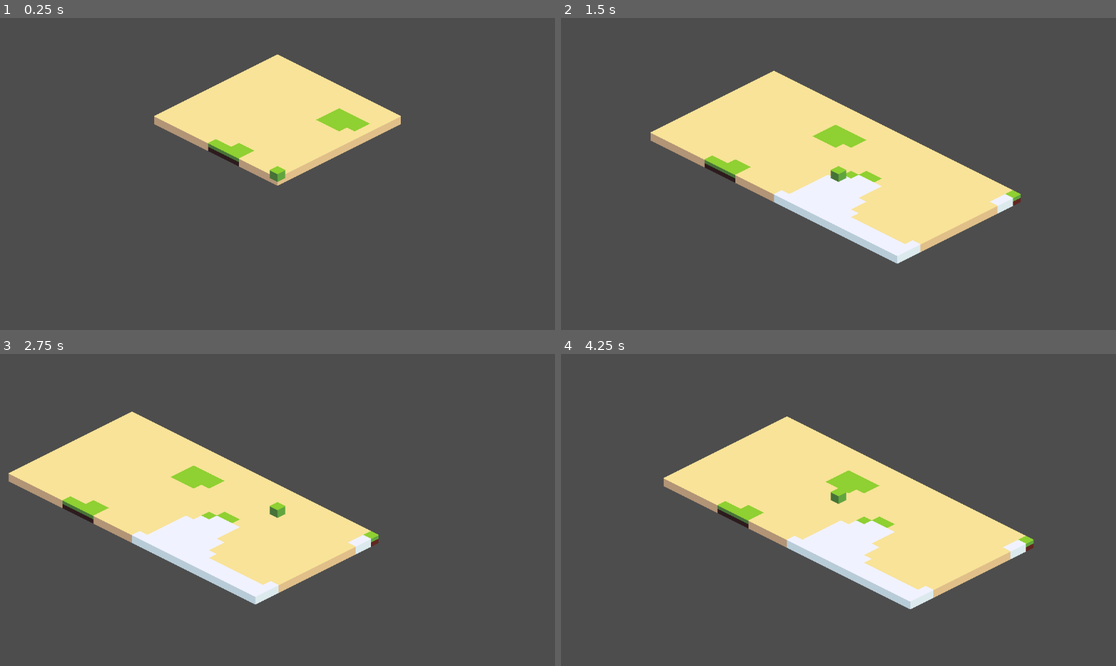
Above: before the commit, frames 1-4 (two rows, left to right).
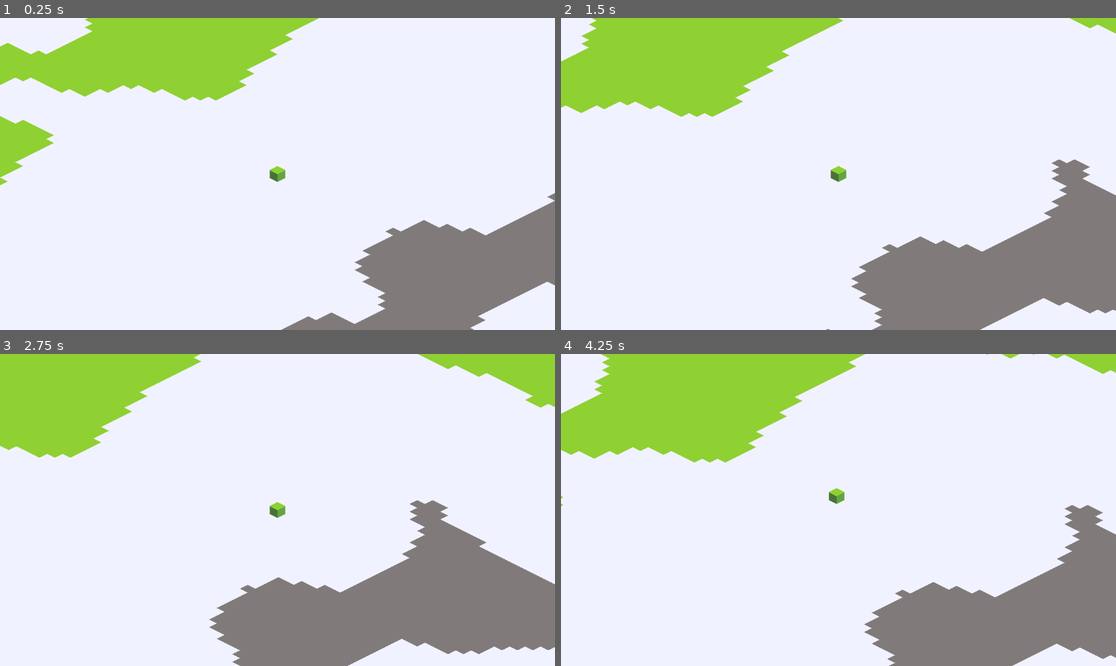
Above: after the commit, the same moments.

Repository: Ipnu22Aris33/hello-craft
Game: Godot game, scene res://scenes/World.tscn
Same seed, same stepped clock (60 frames per second), same inputs: the game is played once before the commit and once after it.
Inputs (mouse positions are in pixels of both pictures, inside the frame that each line leads up to):
- Up to frame 1 (0.25 s): no input
- Up to frame 2 (1.5 s): tap Enter (ui_accept) at 0.5, 0.6, 0.77, 1.07 s; move the mouse to (960, 158) at 0.52 s; hold Right (ui_right) 0.53-1.28 s; click (960, 158) at 0.67 s; move the mouse to (727, 189) at 1.27 s; hold Down (ui_down) from 1.28 s (still down); tap Shift at 1.35 s
- Up to frame 3 (2.75 s): tap Enter (ui_accept) at 1.52, 1.55, 1.82, 2.1 s; move the mouse to (333, 441) at 2.02 s; release Down (ui_down) at 2.03 s; hold Right (ui_right) from 2.03 s (still down)
- Up to frame 4 (4.25 s): move the mouse to (810, 572) at 2.77 s; release Right (ui_right) at 2.78 s; hold Up (ui_up) 2.78-3.53 s; tap Shift at 2.85 s; click (810, 572) at 2.92 s; tap Enter (ui_accept) at 3.02, 3.05, 3.32, 3.6, 3.77, 4.07 s; move the mouse to (1005, 556) at 3.52 s; hold Left (ui_left) from 3.53 s (still down)

The runs differ from the first frame. In frame 1, 100% of the frame differs, in the area x 0-100%, y 0-100%; in frame 2, 98%; in frame 3, 98%; in frame 4, 98%.

Commit message:
feat: rework player movement to isometric mapping and refactor world generation
- Update player input mapping for isometric grid directions
- Add isometric offset for jump height visual compensation
- Refactor world.gd with separate terrain/biome noise, render distance, and detail strength
- Remove unused world_seed from World.tscn, now handled in script

Diff:
--- a/scenes/World.tscn
+++ b/scenes/World.tscn
@@ -214,9 +214,9 @@
 
 [node name="World" type="Node2D" unique_id=914060483]
 script = ExtResource("1_kqs1s")
+render_distance = 8
 chunk_scene = ExtResource("2_32lhk")
 player_scene = ExtResource("3_hlk0d")
-world_seed = 16
 
 [node name="Ground" type="TileMapLayer" parent="." unique_id=41944573]
 y_sort_enabled = true
--- a/scripts/player.gd
+++ b/scripts/player.gd
@@ -27,10 +27,10 @@
 	var move := Vector2.ZERO
 
 	# ------------------------------------------------
-	# SINGLE DIRECTION
+	# SINGLE DIRECTION (ISO MAPPING)
 	# ------------------------------------------------
 
-	# UP =
+	# UP
 	if input == Vector2.UP:
 		move = Vector2.LEFT + Vector2.UP * 0.5
 
@@ -46,19 +46,19 @@
 	elif input == Vector2.RIGHT:
 		move = Vector2.RIGHT + Vector2.UP * 0.5
 
-	# RIGHT + UP = lurus atas
+	# ------------------------------------------------
+	# DIAGONAL = LURUS
+	# ------------------------------------------------
+
 	elif input == Vector2(1, -1):
 		move = Vector2.UP
 
-	# LEFT + UP = lurus kiri
 	elif input == Vector2(-1, -1):
 		move = Vector2.LEFT
 
-	# RIGHT + DOWN = lurus kanan
 	elif input == Vector2(1, 1):
 		move = Vector2.RIGHT
 
-	# LEFT + DOWN = lurus bawah
 	elif input == Vector2(-1, 1):
 		move = Vector2.DOWN
 
@@ -77,15 +77,11 @@
 
 	if dash_timer > 0:
 		dash_timer -= delta
-
 		velocity = dash_direction * DASH_SPEED
-
 	else:
 		var speed := WALK_SPEED
-
 		if Input.is_key_pressed(KEY_SHIFT):
 			speed = RUN_SPEED
-
 		velocity = move * speed
 
 	move_and_slide()
@@ -94,18 +90,31 @@
 	# JUMP
 	# ------------------------------------------------
 
-	if Input.is_action_just_pressed("ui_accept") and height == 0:
+	var want_jump := Input.is_action_just_pressed("ui_accept")
+
+	if want_jump and height == 0:
 		vertical_velocity = JUMP_FORCE
 
 	vertical_velocity -= GRAVITY * delta
-
 	height += vertical_velocity * delta
 
 	if height < 0:
 		height = 0
 		vertical_velocity = 0
 
-	sprite.position.y = - height
+	# ------------------------------------------------
+	# ISO COMPENSATED VISUAL HEIGHT
+	# ------------------------------------------------
+
+	var iso_offset := Vector2(
+		facing_direction.x - facing_direction.y,
+		(facing_direction.x + facing_direction.y) * 0.5
+	).normalized()
+
+	sprite.position = Vector2(
+		iso_offset.x * height * 0.15,
+		- height
+	)
 
 	# ------------------------------------------------
 	# ANIMATION
@@ -117,8 +126,6 @@
 			if Input.is_key_pressed(KEY_SHIFT)
 			else 1.0
 		)
-
 		sprite.play("default")
-
 	else:
 		sprite.stop()
--- a/scripts/world.gd
+++ b/scripts/world.gd
@@ -2,53 +2,110 @@
 
 const CHUNK_SIZE := 16
 
+@export var render_distance := 4
+
 @export var chunk_scene: PackedScene
-@export var noise: FastNoiseLite
-@export var biome_noise: FastNoiseLite
 @export var player_scene: PackedScene
-@export var biome_scale := 0.005
+
+# =================================================
+# WORLD
+# =================================================
+
 @export var world_seed := 0
 
+# =================================================
+# TERRAIN
+# =================================================
+
+@export var terrain_frequency := 0.005
+
+# =================================================
+# BIOME
+# =================================================
+
+@export var biome_frequency := 0.00005
+
+# biome detail kecil
+@export_range(0.0, 1.0)
+var biome_detail_strength := 0.15
+
+# =================================================
+# NOISE
+# =================================================
+
+var terrain_noise := FastNoiseLite.new()
+var biome_noise := FastNoiseLite.new()
+
+# =================================================
+# NODES
+# =================================================
+
 @onready var ground := $Ground
 
 var player: Node2D
+
+# =================================================
+# CHUNKS
+# =================================================
+
 var loaded_chunks := {}
-var active_biomes: Array = []
-var current_chunk := Vector2i(999999, 999999)
-var last_tile := Vector2i(999999, 999999)
+
+var current_chunk := Vector2i(
+	999999,
+	999999
+)
+
+var last_tile := Vector2i(
+	999999,
+	999999
+)
 
 func _ready():
-	var active_seed := world_seed if world_seed != 0 else randi()
+	var active_seed := (
+		world_seed
+		if world_seed != 0
+		else randi()
+	)
+
 	seed(active_seed)
 
-	var all_biomes := ["normal", "cold", "hot"]
-	all_biomes.shuffle()
-	var count := randi_range(1, all_biomes.size())
-	active_biomes = all_biomes.slice(0, count)
-
-	if noise == null:
-		noise = FastNoiseLite.new()
-		noise.seed = active_seed
-		noise.frequency = 0.01
-
-	if biome_noise == null:
-		biome_noise = FastNoiseLite.new()
-		biome_noise.seed = active_seed + 1
-		biome_noise.frequency = biome_scale
+	# =================================================
+	# TERRAIN
+	# =================================================
+
+	terrain_noise.seed = active_seed
+
+	terrain_noise.frequency = terrain_frequency
+
+	# =================================================
+	# BIOME
+	# =================================================
+
+	biome_noise.seed = active_seed + 100
+
+	biome_noise.frequency = biome_frequency
+
+	# =================================================
+	# PLAYER
+	# =================================================
 
 	player = player_scene.instantiate()
+
 	add_child(player)
 
 func _process(_delta: float) -> void:
-	var tile_pos = ground.local_to_map(player.global_position)
+	var tile_pos = ground.local_to_map(
+		player.global_position
+	)
 
 	if tile_pos != last_tile:
 		last_tile = tile_pos
-		print("tile: ", tile_pos)
+
+		print(tile_pos)
 
 	var player_chunk := Vector2i(
-		int(floor(float(tile_pos.x) / CHUNK_SIZE)),
-		int(floor(float(tile_pos.y) / CHUNK_SIZE))
+		floori(float(tile_pos.x) / CHUNK_SIZE),
+		floori(float(tile_pos.y) / CHUNK_SIZE)
 	)
 
 	if player_chunk == current_chunk:
@@ -56,40 +113,142 @@
 
 	current_chunk = player_chunk
 
-	if not loaded_chunks.has(player_chunk):
-		load_chunk(player_chunk)
-
-
-func load_chunk(chunk_pos: Vector2i) -> void:
+	# =================================================
+	# LOAD
+	# =================================================
+
+	for x in range(
+		player_chunk.x - render_distance,
+		player_chunk.x + render_distance + 1
+	):
+		for y in range(
+			player_chunk.y - render_distance,
+			player_chunk.y + render_distance + 1
+		):
+			var chunk_pos := Vector2i(x, y)
+
+			if loaded_chunks.has(chunk_pos):
+				continue
+
+			load_chunk(chunk_pos)
+
+	# =================================================
+	# UNLOAD
+	# =================================================
+
+	var to_remove := []
+
+	for chunk_pos in loaded_chunks.keys():
+		var dx = abs(
+			chunk_pos.x - player_chunk.x
+		)
+
+		var dy = abs(
+			chunk_pos.y - player_chunk.y
+		)
+
+		if (
+			dx > render_distance
+			or
+			dy > render_distance
+		):
+			loaded_chunks[chunk_pos].clear(self )
+
+			to_remove.append(chunk_pos)
+
+	for chunk_pos in to_remove:
+		loaded_chunks.erase(chunk_pos)
+
+func load_chunk(
+	chunk_pos: Vector2i
+) -> void:
 	var chunk = chunk_scene.instantiate()
+
 	chunk.chunk_position = chunk_pos
+
 	chunk.generate(self )
+
 	loaded_chunks[chunk_pos] = chunk
 
-func get_biome(biome_val: float) -> String:
-	var step := 2.0 / active_biomes.size()
-	var index = clamp(int((biome_val + 1.0) / step), 0, active_biomes.size() - 1)
-	return active_biomes[index]
-
-func get_block(world_x: int, world_y: int) -> Dictionary:
-	var n := noise.get_noise_2d(world_x, world_y)
-	var biome := biome_noise.get_noise_2d(world_x, world_y)
-
-	match get_biome(biome):
+func get_biome(
+	world_x: int,
+	world_y: int
+) -> String:
+	var biome := biome_noise.get_noise_2d(
+		world_x,
+		world_y
+	)
+
+	# detail kecil supaya biome tidak terlalu flat
+	biome += (
+		terrain_noise.get_noise_2d(
+			world_x,
+			world_y
+		)
+		*
+		biome_detail_strength
+	)
+
+	if biome < -0.25:
+		return "cold"
+
+	elif biome > 0.25:
+		return "hot"
+
+	return "normal"
+
+func get_block(
+	world_x: int,
+	world_y: int
+) -> Dictionary:
+	var terrain := terrain_noise.get_noise_2d(
+		world_x,
+		world_y
+	)
+
+	match get_biome(world_x, world_y):
 		"cold":
-			if n < 0.1:
-				return AtlasRegistry.get_ground("snow")
-			return AtlasRegistry.get_ground("dirt_snow")
+			if terrain < 0.1:
+				return AtlasRegistry.get_ground(
+					"snow"
+				)
+
+			return AtlasRegistry.get_ground(
+				"dirt_snow"
+			)
+
 		"hot":
-			if n < 0.1:
-				return AtlasRegistry.get_ground("sand")
-			return AtlasRegistry.get_ground("grass")
+			if terrain < 0.1:
+				return AtlasRegistry.get_ground(
+					"sand"
+				)
+
+			return AtlasRegistry.get_ground(
+				"grass"
+			)
+
 		_:
-			if n < -0.2:
-				return AtlasRegistry.get_ground("grass")
-			elif n < 0.2:
-				return AtlasRegistry.get_ground("dirt")
-			return AtlasRegistry.get_ground("stone")
-
-func set_cell(cell: Vector2i, atlas_id: int, atlas_coord: Vector2i) -> void:
-	ground.set_cell(cell, atlas_id, atlas_coord)
+			if terrain < -0.2:
+				return AtlasRegistry.get_ground(
+					"grass"
+				)
+
+			elif terrain < 0.2:
+				return AtlasRegistry.get_ground(
+					"dirt"
+				)
+
+			return AtlasRegistry.get_ground(
+				"stone"
+			)
+
+func set_cell(
+	cell: Vector2i,
+	atlas_id: int,
+	atlas_coord: Vector2i
+) -> void:
+	ground.set_cell(
+		cell,
+		atlas_id,
+		atlas_coord
+	)
